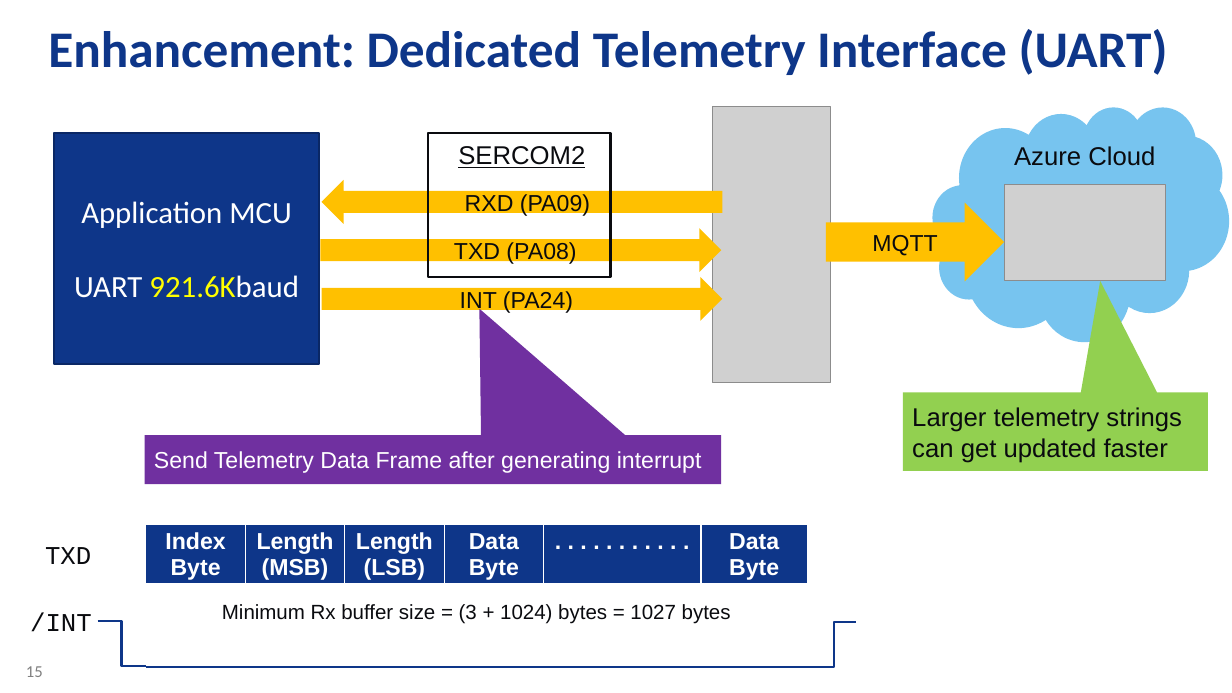
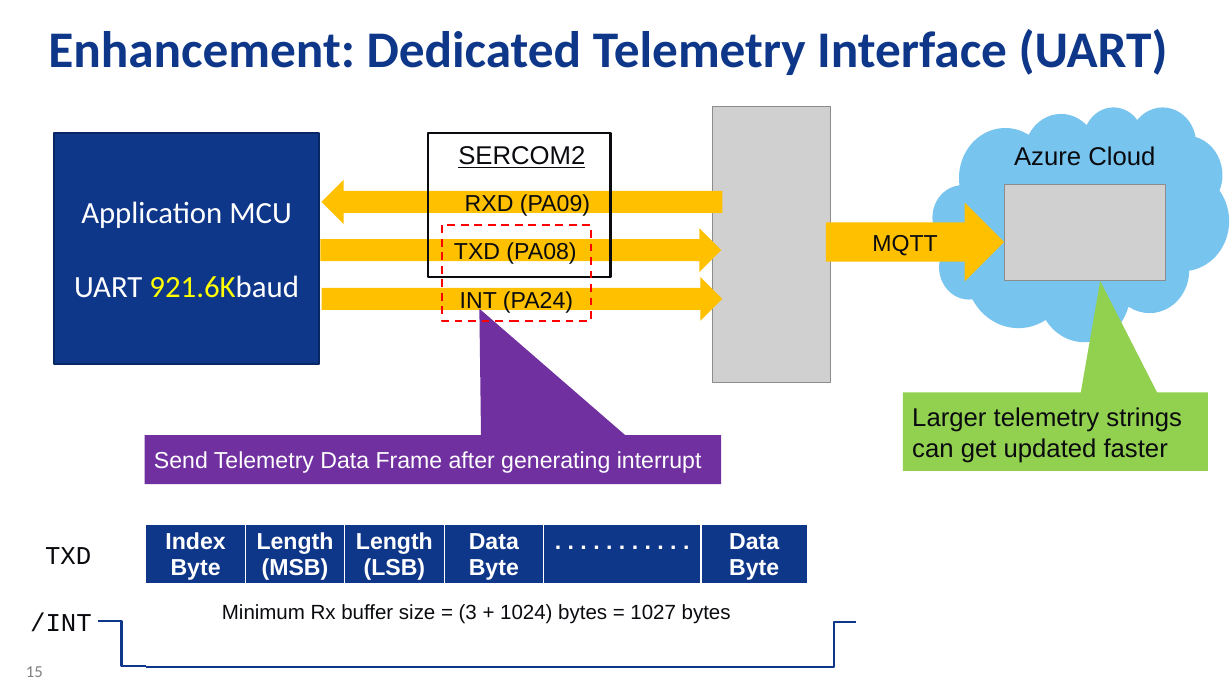
Before and after one commit to Azure-Samples/Microchip-SAM-IoT-Wx, a slide deck: slide 15 of AO-Smith-MSFT-MCHP-r6.pptx. Drawn at 1232x693 pixels with LibreOffice and Linux fonts; fonts in the diff are those of the drawing; grey boxes stand for pictures; background and template pictures are left out. Boxes give left, top, right and bottom in pixels: in the first picture for what was removed or moved away, otherwise in the second. Text is boxed around its words. In the diff, an @@ line names an element or a change of style, - is before the commit and + after.

```diff
--- a/AO-Smith-MSFT-MCHP-r6.pptx
+++ b/AO-Smith-MSFT-MCHP-r6.pptx
@@ rectangle added at (442,226,591,322), outline #FF0000 1.5 pt dashed @@
```
Also in this commit, not shown: 1 other slide changed.
